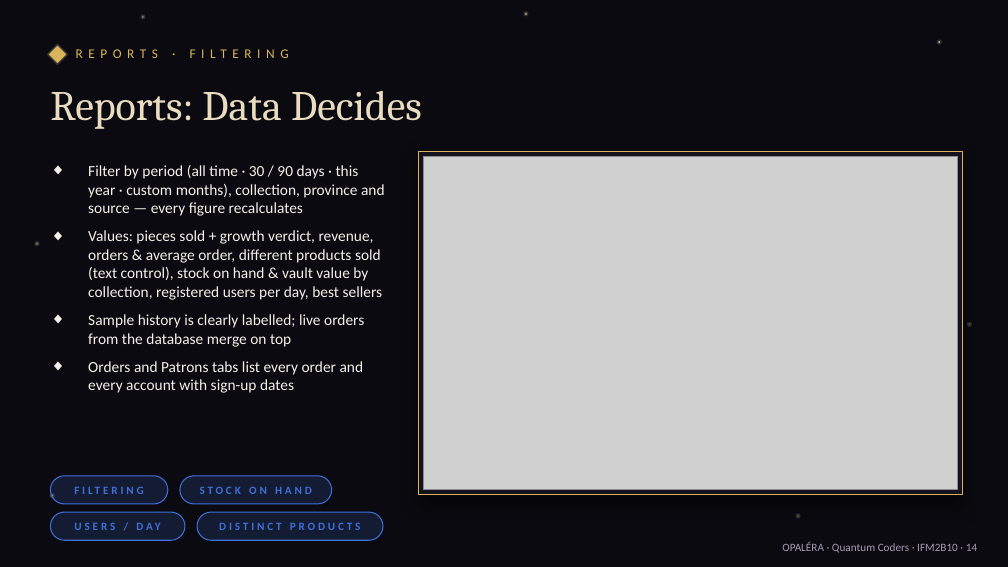
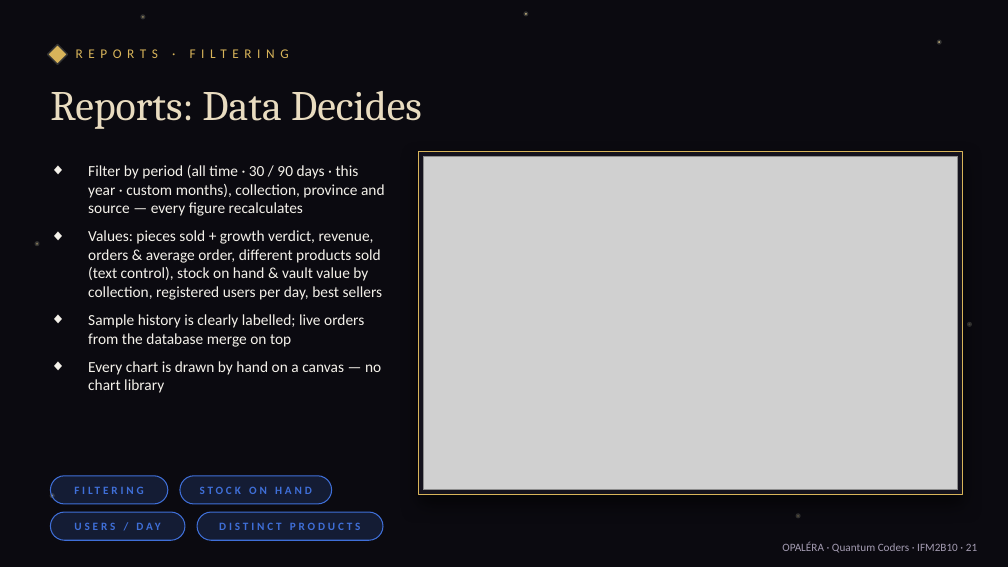
Before and after one commit to Thrivi17/Opalera, a slide deck: slide 21 of docs/OPALERA_Final_Presentation.pptx (slide 14 before the commit). Drawn at 1008x567 pixels with LibreOffice and Linux fonts; fonts in the diff are those of the drawing; grey boxes stand for pictures. Boxes give left, top, right and bottom in pixels: in the first picture for what was removed or moved away, otherwise in the second. Text is boxed around its words. In the diff, an @@ line names an element or a change of style, - is before the commit and + after.

```diff
--- a/docs/OPALERA_Final_Presentation.pptx
+++ b/docs/OPALERA_Final_Presentation.pptx
@@ text at <box>88,361,381,393</box>: text changed @@
-◆ Orders and Patrons tabs list every order and every account with sign-up dates
+◆ Every chart is drawn by hand on a canvas — no chart library
@@ text at <box>782,542,977,553</box>: text changed @@
-OPALÉRA · Quantum Coders · IFM2B10 · 14
+OPALÉRA · Quantum Coders · IFM2B10 · 21
```
Also in this commit, not shown: 18 other slides changed, 8 slides added, 1 other file.
